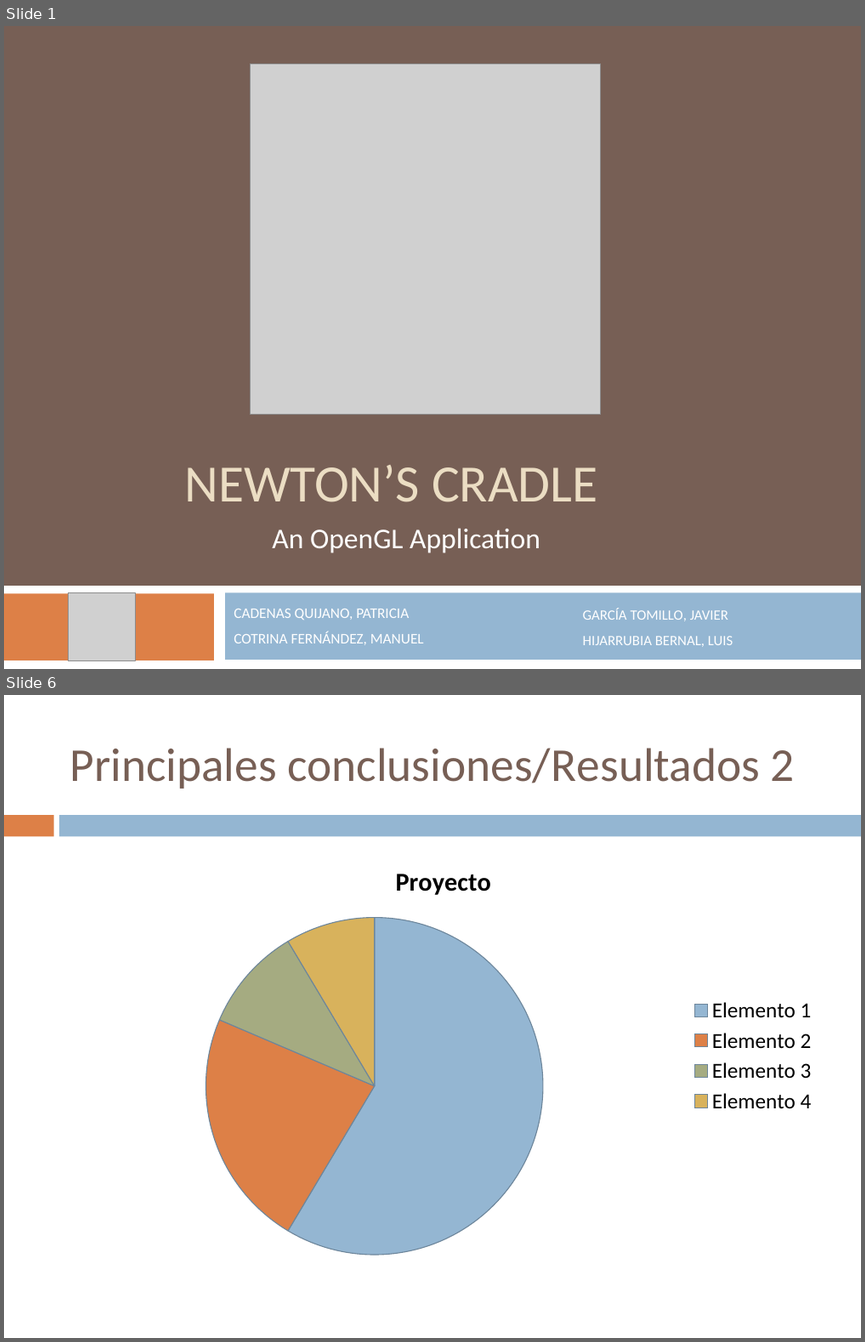
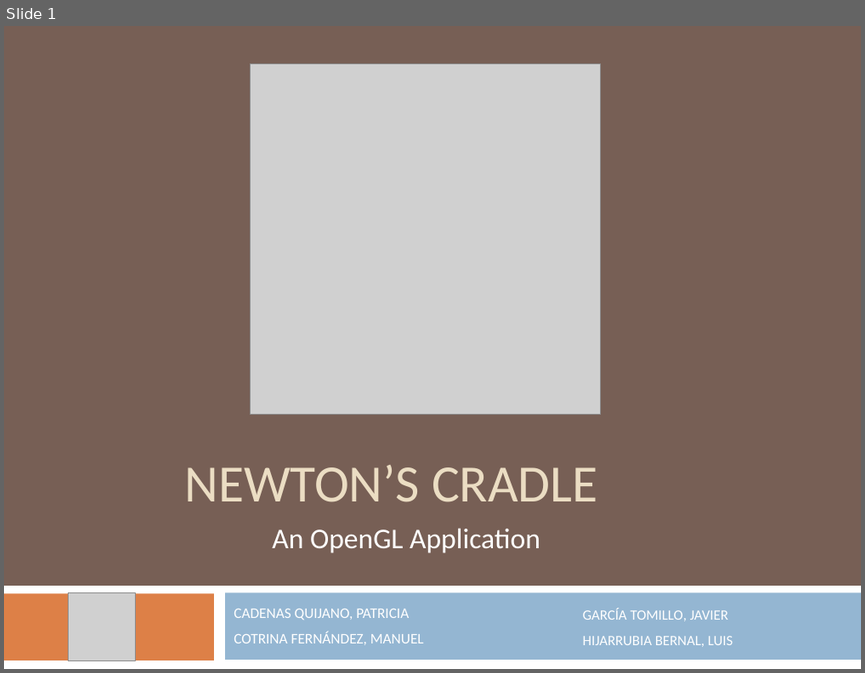
Before and after one commit to avatarreturn/newton-cradle, a slide deck: Newton1/documentacion/Presentation.pptx. Shown one above the other, each under a label of ours: slides 1 and 6 before the commit, slide 1 after it; the slides between them are not shown. The pictures are 865x1342 and 865x673 pixels, drawn with LibreOffice and Linux fonts; fonts in the diff are those of the drawing; grey boxes stand for pictures. Boxes give left, top, right and bottom in pixels: in the first picture for what was removed or moved away, otherwise in the second. Text is boxed around its words. In the diff, an @@ line names an element or a change of style, - is before the commit and + after.

```diff
--- a/Newton1/documentacion/Presentation.pptx
+++ b/Newton1/documentacion/Presentation.pptx
@@ slide 6 removed at [4,695,861,1338], background #FFFFFF @@
@@ title removed at [69,748,794,789] @@
-Principales conclusiones/Resultados 2
@@ rectangle removed at [4,815,53,836] @@
@@ rectangle removed at [60,815,861,836] @@
@@ pie chart removed at [62,845,826,1266] @@
-title "Proyecto"
-categories: Elemento 1, Elemento 2, Elemento 3, Elemento 4
-Proyecto: 59, 23, 10, 9
```
Also in this commit, not shown: 11 slides added, 7 other slides removed.
